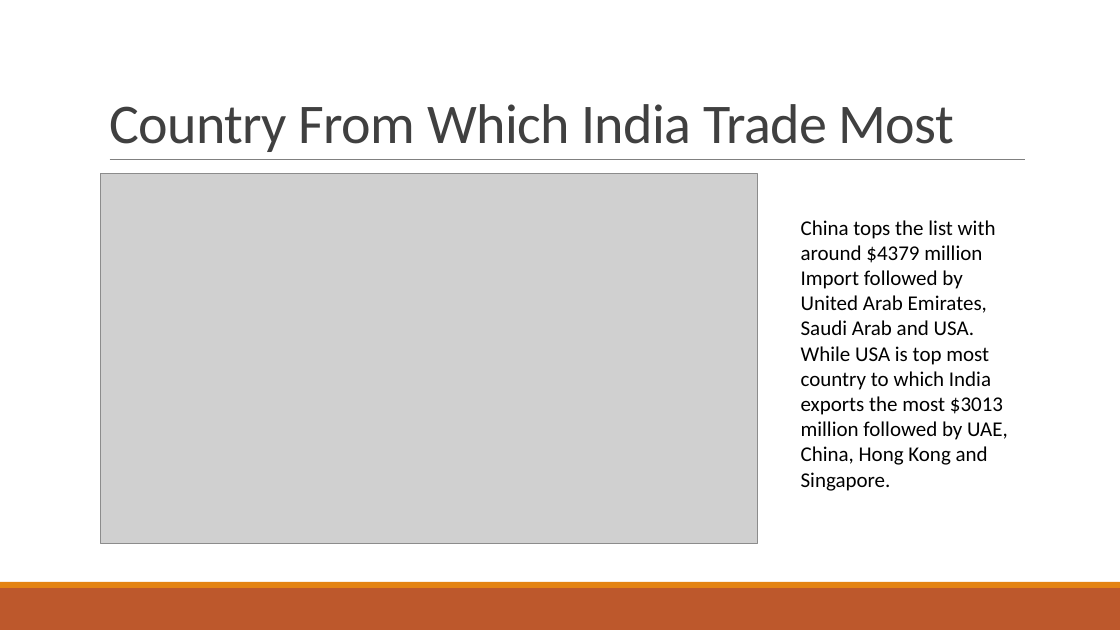
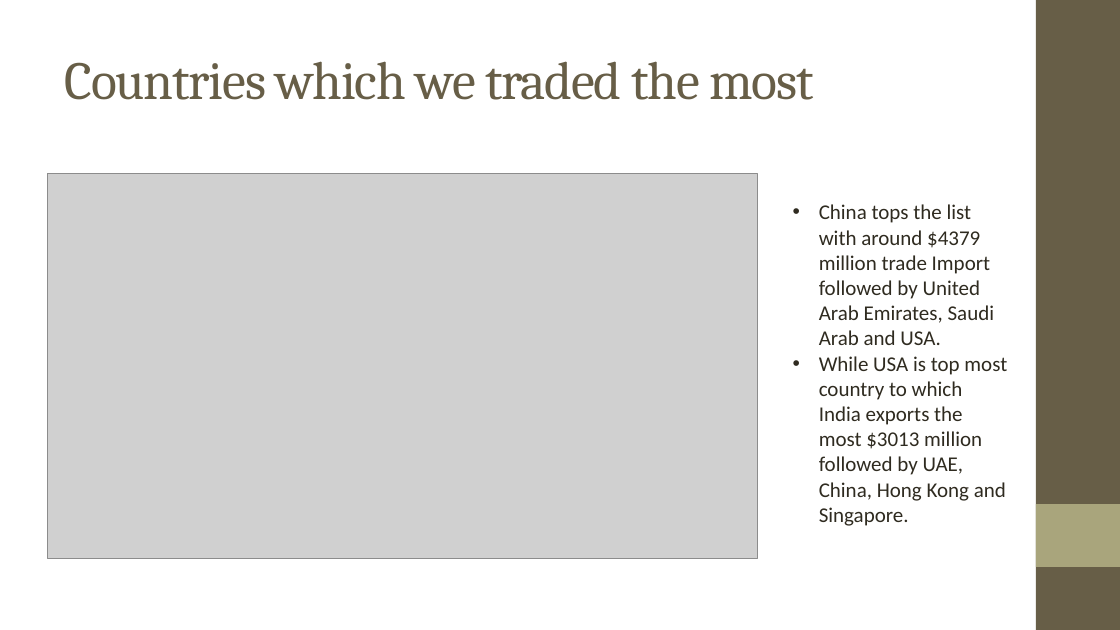
Before and after one commit to ForkedRepositories/Indian-Trade-Data-Analysis-and-Forecasting, a slide deck: slide 7 of Documents/Final Thesis/Indian Trade Analysis and Forecasting.pptx. Drawn at 1120x630 pixels with LibreOffice and Linux fonts; fonts in the diff are those of the drawing; grey boxes stand for pictures; background and template pictures are left out. Boxes give left, top, right and bottom in pixels: in the first picture for what was removed or moved away, otherwise in the second. Text is boxed around its words. In the diff, an @@ line names an element or a change of style, - is before the commit and + after.

```diff
--- a/Documents/Final Thesis/Indian Trade Analysis and Forecasting.pptx
+++ b/Documents/Final Thesis/Indian Trade Analysis and Forecasting.pptx
@@ title "Countries which we traded the ..." at [64, 61, 813, 100]: vertical alignment bottom to middle @@
@@ rectangle added at [1036, 0, 1120, 630], fill #675E47 @@
@@ title at [64, 61, 813, 100]: text changed; size 48 to 46 pt; font Calibri to Cambria; text colour #404040 to #675E47 @@
-Country From Which India Trade Most
+Countries which we traded the most
@@ picture: place and size @@
-picture at [101, 174, 757, 544]
+picture at [48, 174, 758, 559]
@@ line removed from (110, 160) to (1026, 160) @@
@@ text at [819, 204, 1007, 526]: text changed; text colour #000000 to #2F2B20 @@
-China tops the list with around $4379 million Import followed by United Arab Emirates, Saudi Arab and USA. While USA is top most country to which India exports the most $3013 million followed by UAE, China, Hong Kong and Singapore.
+• China tops the list with around $4379 million trade Import followed by United Arab Emirates, Saudi Arab and USA.
+• While USA is top most country to which India exports the most $3013 million followed by UAE, China, Hong Kong and Singapore.
@@ rectangle added at [1036, 504, 1120, 567], fill #A9A57C @@
@@ rectangle removed at [0, 588, 1120, 630] @@
@@ rectangle removed at [0, 582, 1120, 588] @@
```
Also in this commit, not shown: 10 other slides changed, 7 slides added, 3 slides removed.
